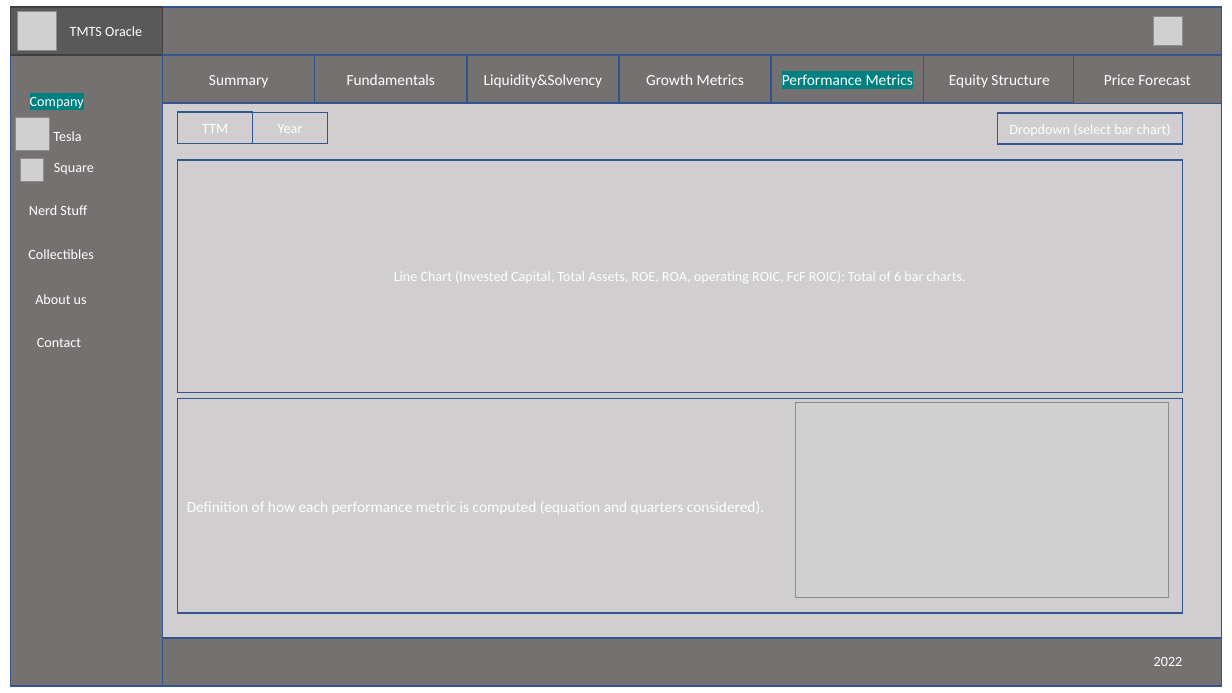
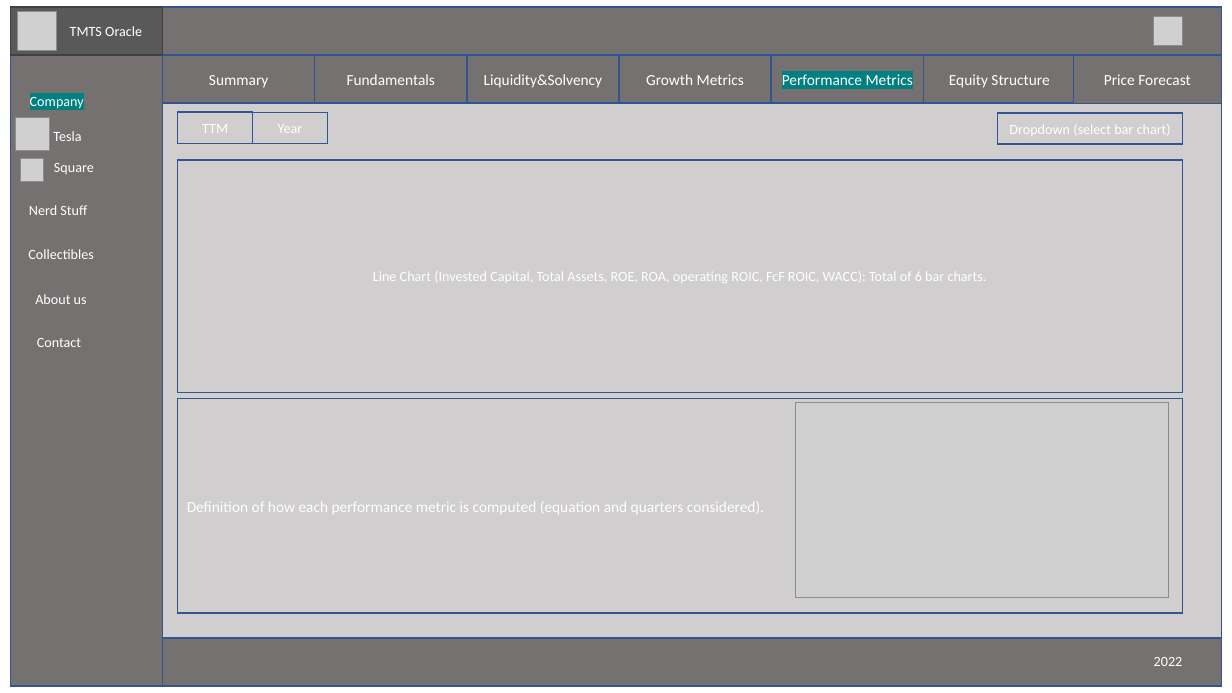
Before and after one commit to DarCoF/Financial-web-app-in-dash, a slide deck: slide 6 of docs/layout-wireframe-design.pptx. Drawn at 1232x693 pixels with LibreOffice and Linux fonts; fonts in the diff are those of the drawing; grey boxes stand for pictures; background and template pictures are left out. Boxes give left, top, right and bottom in pixels: in the first picture for what was removed or moved away, otherwise in the second. Text is boxed around its words. In the diff, an @@ line names an element or a change of style, - is before the commit and + after.

```diff
--- a/docs/layout-wireframe-design.pptx
+++ b/docs/layout-wireframe-design.pptx
@@ text in rectangle at <box>373,272,987,283</box>: text changed @@
-Line Chart (Invested Capital, Total Assets, ROE, ROA, operating ROIC, FcF ROIC): Total of 6 bar charts.
+Line Chart (Invested Capital, Total Assets, ROE, ROA, operating ROIC, FcF ROIC, WACC): Total of 6 bar charts.
```
Also in this commit, not shown: 38 other files.
